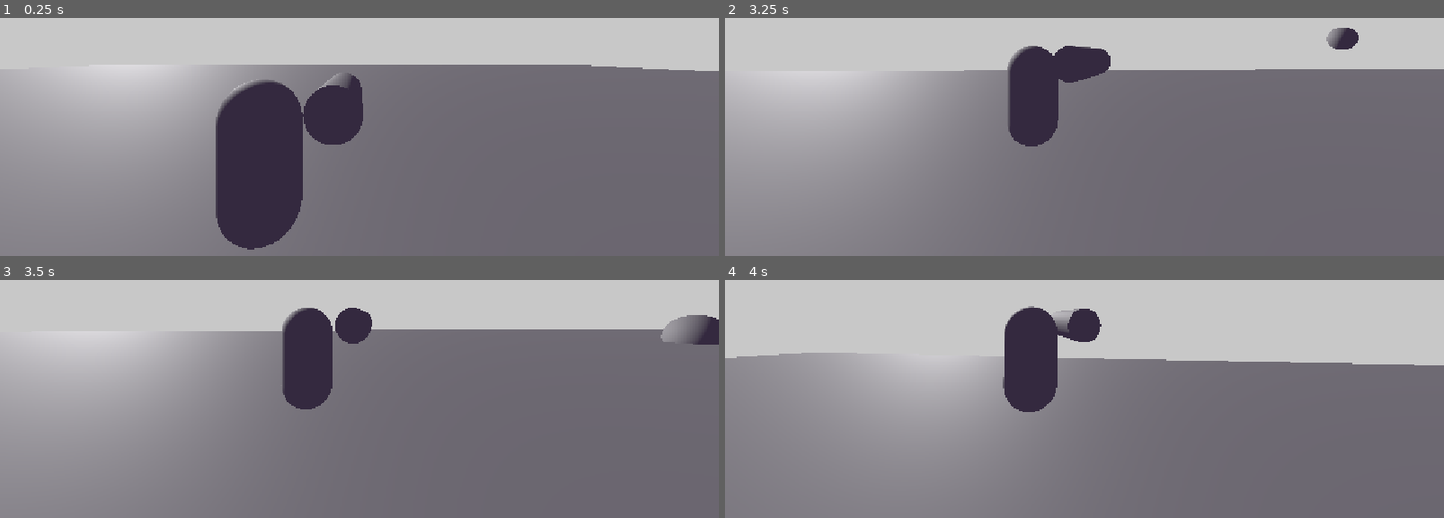
Above: before the commit, frames 1-4 (two rows, left to right).
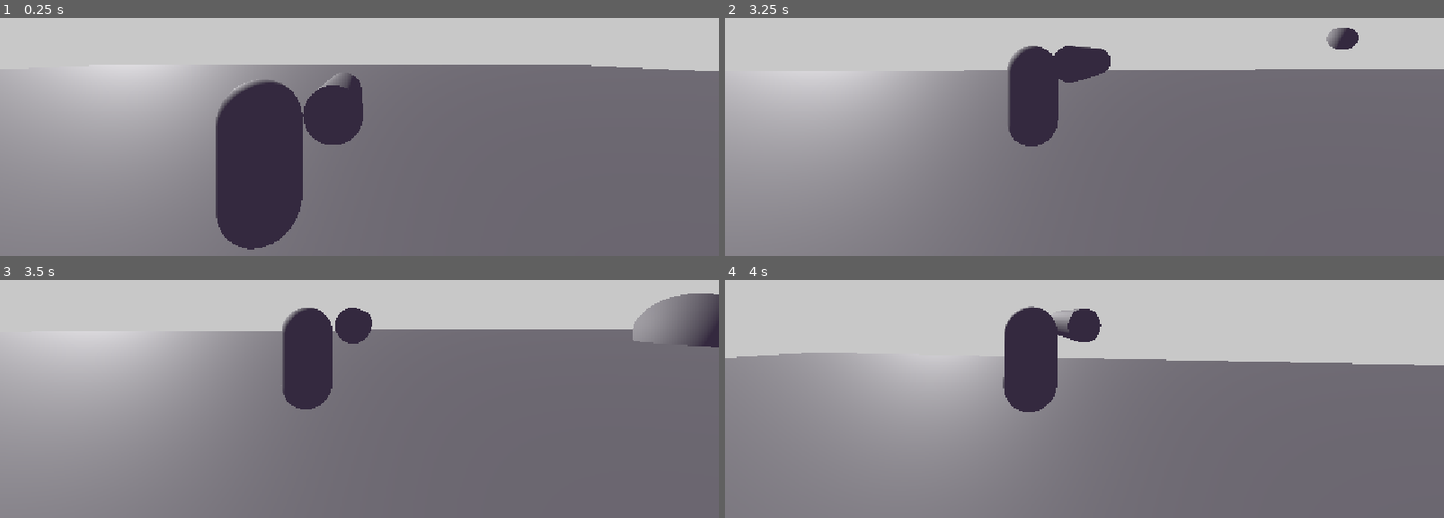
Above: after the commit, the same moments.

Repository: NinjiEggs/rocketmen
Game: Godot game, scene res://Levels/Level.tscn
The game is run twice, just before and just after one commit, with the same random seed, the same clock (stepped at 60 frames per second) and the same inputs.
Inputs (mouse positions are in pixels of both pictures, inside the frame that each line leads up to):
- Up to frame 1 (0.25 s): no input
- Up to frame 2 (3.25 s): move the mouse to (1077, 60) at 0.52 s; hold W (Forward) 0.53-2.78 s; click (1077, 60) at 0.6 s; tap Space (Jump) at 0.77, 1.52, 3.02 s; move the mouse to (1134, 58) at 1.27 s; click (1134, 58) at 1.35 s; move the mouse to (1026, 48) at 2.02 s; hold Mouse wheel down (wheelDown) 2.03-2.78 s; click (1026, 48) at 2.3 s; move the mouse to (1091, 53) at 2.77 s; hold A (Left) from 2.78 s (still down); tap Mouse wheel up (wheelUp) at 2.85 s; click (1091, 53) at 3.05 s
- Up to frame 3 (3.5 s): keep holding A (Left)
- Up to frame 4 (4 s): move the mouse to (1055, 308) at 3.52 s; release A (Left) at 3.53 s; hold W (Forward) from 3.53 s (still down); click (1055, 308) at 3.6 s; tap Space (Jump) at 3.77 s

Frames 1-2 are identical in both runs. In frame 3, 1.5% of the frame differs, in the area x 88-100%, y 5-29%; in frame 4, nothing differs.

Commit message:
started adding logic for rocketjump

Diff:
--- a/Player/rocketman_script.gd
+++ b/Player/rocketman_script.gd
@@ -16,6 +16,7 @@
 	if Input.is_action_just_pressed("Shoot"):
 		var bombToSpawn = Bomb.instantiate()
 		bombProjectileSpawn.add_child(bombToSpawn)
+		bombToSpawn.originalParent = $"."
 
 	# Add the gravity.
 	if not is_on_floor():
--- a/Projectiles/BombAOE.tscn
+++ b/Projectiles/BombAOE.tscn
@@ -10,11 +10,11 @@
 script = ExtResource("1_7c8jp")
 
 [node name="BombAOEMesh" type="MeshInstance3D" parent="." unique_id=1423720252]
-transform = Transform3D(6.365, 0, 0, 0, 6.365, 0, 0, 0, 6.365, 0, 0, 0)
+transform = Transform3D(12.43, 0, 0, 0, 12.43, 0, 0, 0, 12.43, 0, 0, 0)
 mesh = SubResource("SphereMesh_8rfpd")
 
 [node name="Hurtbox" type="Area3D" parent="." unique_id=1307055847]
-transform = Transform3D(6.385, 0, 0, 0, 6.385, 0, 0, 0, 6.385, 0, 0, 0)
+transform = Transform3D(12.605, 0, 0, 0, 12.605, 0, 0, 0, 12.605, 0, 0, 0)
 collision_layer = 4
 
 [node name="CollisionShape3D" type="CollisionShape3D" parent="Hurtbox" unique_id=38626770]
@@ -25,4 +25,5 @@
 one_shot = true
 autostart = true
 
+[connection signal="body_entered" from="Hurtbox" to="." method="_on_hurtbox_body_entered"]
 [connection signal="timeout" from="LifeSpan" to="." method="_on_life_span_timeout"]
--- a/Projectiles/bomb_aoe_script.gd
+++ b/Projectiles/bomb_aoe_script.gd
@@ -3,6 +3,7 @@
 var firstGrowthCycleFinished : bool = false
 @onready var AOEMesh : MeshInstance3D = $BombAOEMesh
 @onready var Hurtbox : Area3D = $Hurtbox
+var originalParent
 
 # Called when the node enters the scene tree for the first time.
 func _ready() -> void:
@@ -19,3 +20,8 @@
 
 func _on_life_span_timeout() -> void:
 	queue_free()
+
+
+func _on_hurtbox_body_entered(body: Node3D) -> void:
+	if body == originalParent:
+		pass
--- a/Projectiles/bomb_script.gd
+++ b/Projectiles/bomb_script.gd
@@ -2,6 +2,7 @@
 
 @export var projectileSpeed : float = 60
 @onready var bombAOE := preload("res://Projectiles/BombAOE.tscn")
+var originalParent
 
 # Called when the node enters the scene tree for the first time.
 func _ready() -> void:
@@ -13,14 +14,18 @@
 func _physics_process(delta: float) -> void:
 	position += transform.basis * Vector3(0, projectileSpeed, 0) * delta
 
+func spawnAOE() -> void:
+	var AOEtoSpawn = bombAOE.instantiate()
+	$".".add_child(AOEtoSpawn)
+	AOEtoSpawn.originalParent = originalParent
+	$CollisionKillDelay.start()
+
 func _on_lifespan_timeout() -> void:
-	queue_free()
+	spawnAOE()
 
 
 func _on_body_entered(body: Node) -> void:
-	var AOEtoSpawn = bombAOE.instantiate()
-	$".".add_child(AOEtoSpawn)
-	$CollisionKillDelay.start()
+	spawnAOE()
 
 
 func _on_collision_kill_delay_timeout() -> void:
